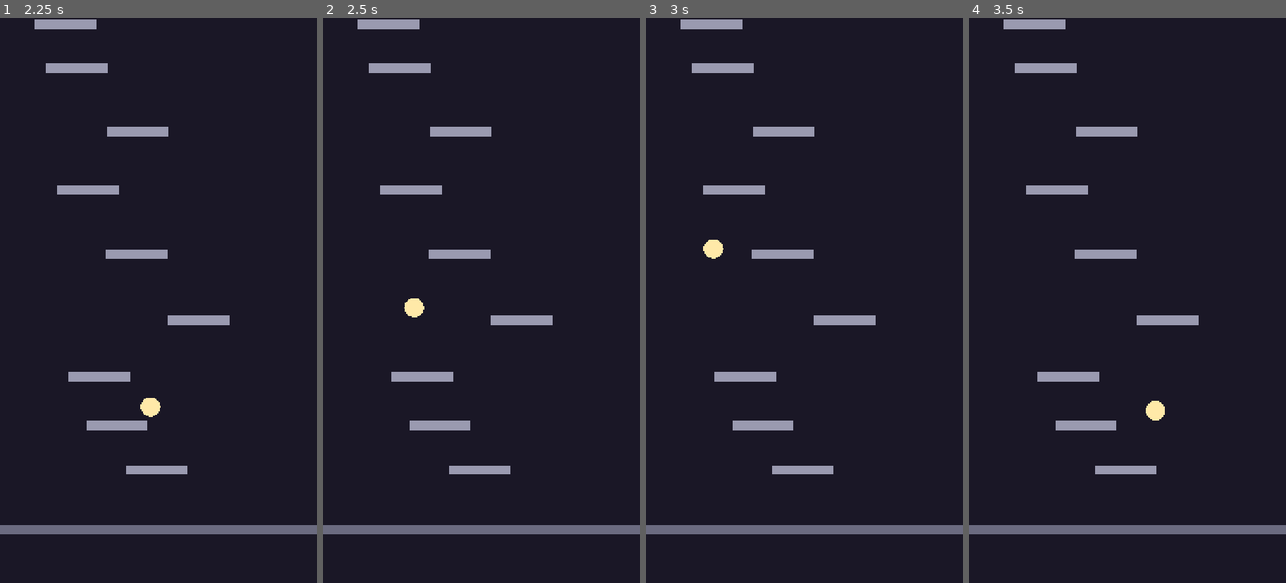
Above: before the commit, frames 1-4 (left to right).
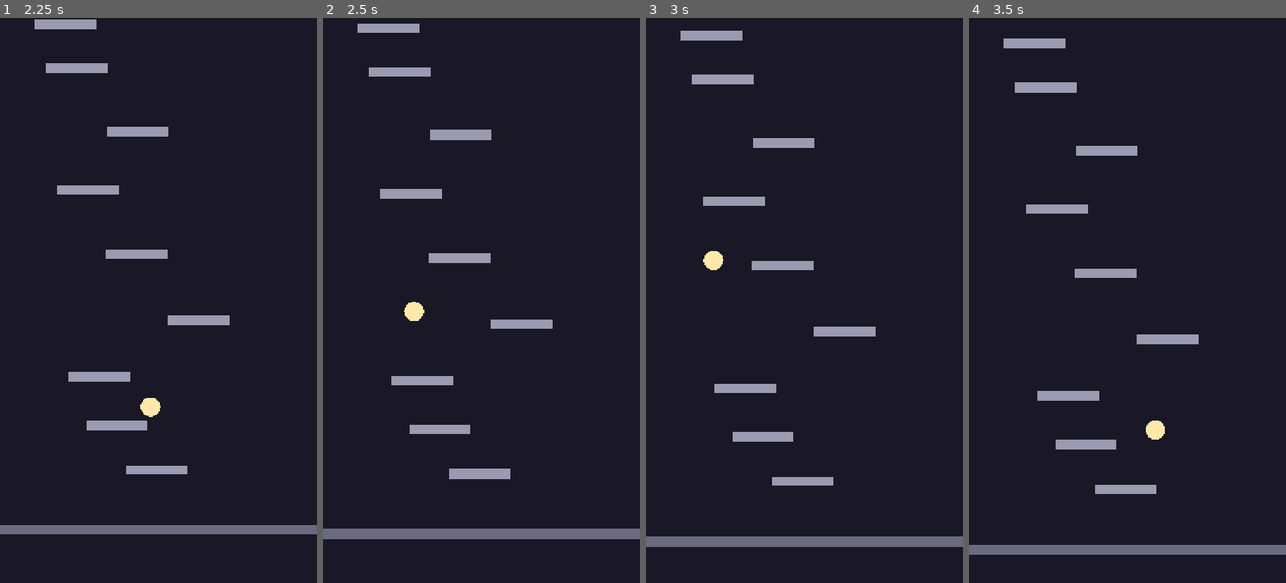
Above: after the commit, the same moments.

Repository: fedichkin/spark-climb
Game: Godot game, scene res://game/game.tscn
The game is run twice, just before and just after one commit, with the same random seed, the same clock (stepped at 60 frames per second) and the same inputs.
Inputs (mouse positions are in pixels of both pictures, inside the frame that each line leads up to):
- Up to frame 1 (2.25 s): move the mouse to (228, 272) at 0.52 s; hold Right (move_right) 0.53-2.03 s; move the mouse to (95, 328) at 1.27 s; move the mouse to (190, 176) at 2.02 s; hold Left (move_left) from 2.03 s (still down)
- Up to frame 2 (2.5 s): keep holding Left (move_left)
- Up to frame 3 (3 s): move the mouse to (788, 413) at 2.77 s; release Left (move_left) at 2.78 s; hold Right (move_right) from 2.78 s (still down)
- Up to frame 4 (3.5 s): keep holding Right (move_right)

Frame 1 is identical in both runs. In frame 2, 3.9% of the frame differs, in the area x 0-100%, y 0-93%; in frame 3, 9.6%; in frame 4, 9.7%, in the area x 0-100%, y 0-95%.

Commit message:
feat: add camera follow and auto-scroll after first landing

Diff:
--- a/config/game_config.gd
+++ b/config/game_config.gd
@@ -35,6 +35,9 @@
 @export_range(0.0, 1.0) var perfect_zone_ratio: float = 0.35
 
 @export_group("Camera")
+## Follow line as a share of screen height from the top: the camera rises
+## whenever the hero is above it.
+@export_range(0.0, 1.0) var camera_follow_ratio: float = 0.4
 ## Auto-scroll speed right after it starts, px/s.
 @export var scroll_base_speed: float = 35.0
 ## Auto-scroll speed gained per meter of height, px/s.
--- a/game/camera_controller.gd
+++ b/game/camera_controller.gd
@@ -1,12 +1,36 @@
 ## Run camera. Anchored at the top-left corner, so `position.y` is the top
-## edge of the visible area. Exposes the visible bounds for other systems.
-## Following the hero and auto-scroll are added in M2 task 4.
+## edge of the visible area. Follows the target upwards, auto-scrolls after
+## start_scroll() and never moves down (GAME_SPEC §9, ARCHITECTURE §8).
 class_name CameraController
 extends Camera2D
+
+@export var config: GameConfig
+## Node the camera keeps at or below the follow line (the hero).
+@export var target: Node2D
+
+## Current auto-scroll speed, px/s. Set by Game as the height grows.
+var scroll_speed: float = 0.0
+
+var _scrolling: bool = false
 
 
 func _ready() -> void:
 	anchor_mode = Camera2D.ANCHOR_MODE_FIXED_TOP_LEFT
+
+
+func _process(delta: float) -> void:
+	if _scrolling:
+		position.y -= scroll_speed * delta
+	_follow_target()
+
+
+## Turns on continuous auto-scroll. Called once by Game.
+func start_scroll() -> void:
+	_scrolling = true
+
+
+func is_scrolling() -> bool:
+	return _scrolling
 
 
 ## World Y of the top edge of the visible area.
@@ -16,4 +40,14 @@
 
 ## World Y of the bottom edge of the visible area.
 func get_bottom_y() -> float:
-	return global_position.y + get_viewport().get_visible_rect().size.y
+	return global_position.y + _screen_height()
+
+
+## Lifts the camera so the target stays on the follow line; never lowers it.
+func _follow_target() -> void:
+	var follow_offset: float = _screen_height() * config.camera_follow_ratio
+	position.y = minf(position.y, target.global_position.y - follow_offset)
+
+
+func _screen_height() -> float:
+	return get_viewport().get_visible_rect().size.y
--- a/game/game.gd
+++ b/game/game.gd
@@ -1,14 +1,25 @@
 ## Run scene root: wires the systems together and starts the run.
-## Starts the generator and puts the hero at rest on the start platform.
+## Starts the generator, puts the hero at rest on the start platform and
+## turns on camera auto-scroll after the first landing on a regular platform.
 extends Node2D
 
 @export var config: GameConfig
 
 @onready var _player: Player = $Player
 @onready var _generator: PlatformGenerator = $PlatformGenerator
+@onready var _camera: CameraController = $Camera
 
 
 func _ready() -> void:
 	var start_platform: Platform = _generator.start(randi())
 	var platform_top_y: float = start_platform.position.y - config.platform_size.y / 2.0
 	_player.position = Vector2(start_platform.position.x, platform_top_y - config.player_radius)
+	# Temporary: switches to Events.player_landed in M2 task 5.
+	_player.landed.connect(_on_player_landed)
+
+
+func _on_player_landed(platform: Platform, _quality: LandingMath.Quality) -> void:
+	if platform.kind != Platform.Kind.START and not _camera.is_scrolling():
+		_camera.scroll_speed = DifficultyCurve.scroll_speed(
+			0.0, config.scroll_base_speed, config.scroll_speed_per_meter, config.scroll_max_speed)
+		_camera.start_scroll()
--- a/game/game.tscn
+++ b/game/game.tscn
@@ -35,6 +35,8 @@
 
 [node name="Player" parent="." instance=ExtResource("5_player")]
 
-[node name="Camera" type="Camera2D" parent="."]
+[node name="Camera" type="Camera2D" parent="." node_paths=PackedStringArray("target")]
 anchor_mode = 0
 script = ExtResource("6_camera")
+config = ExtResource("2_config")
+target = NodePath("../Player")
Not shown, changed: docs/ROADMAP.md
